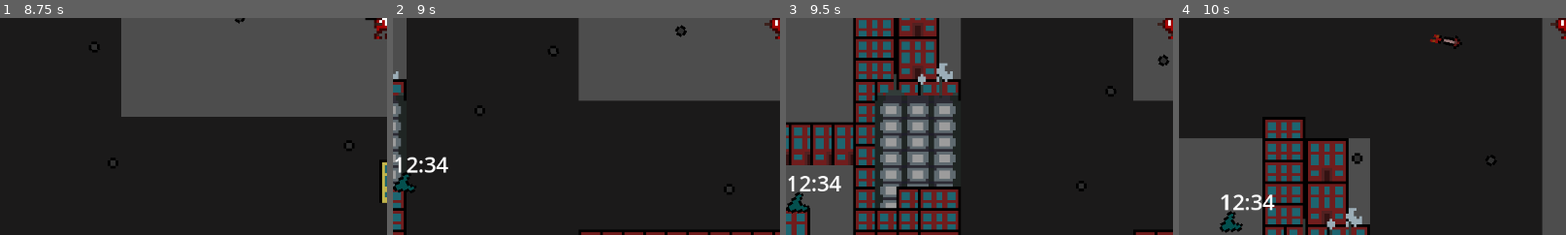
Above: before the commit, frames 1-4 (left to right).
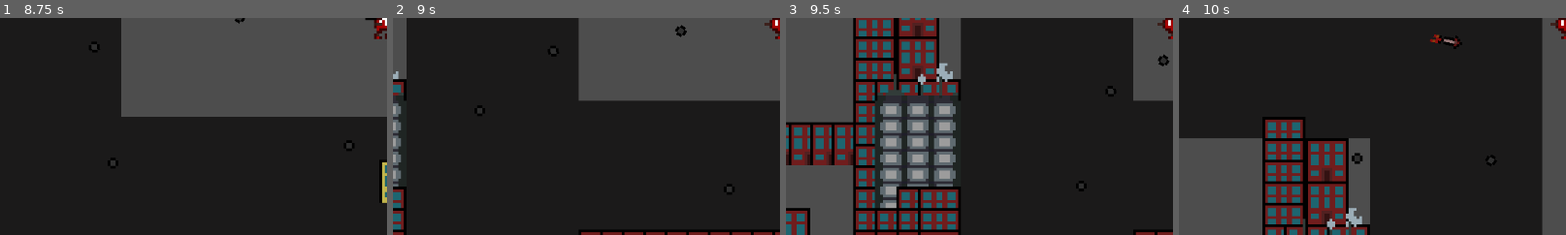
Above: after the commit, the same moments.

Repository: Lila-Kuhlt/Close-Encounters-of-the-Jeff-Kind
Game: Godot game, scene res://scenes/World.tscn
Two runs of this game, one before a commit and one after it. Both use one fixed random seed, a clock stepped at 60 frames per second and the inputs below.
Inputs:
- Up to frame 1 (8.75 s): tap Enter at 0.5 s; hold D (right) 0.53-1.28 s; hold S (down) 1.28-2.03 s; hold D (right) 2.03-2.78 s; hold W (up) 2.78-3.53 s; hold A (left) 3.53-5.03 s; hold S (down) 5.03-5.78 s; hold D (right) 5.78-6.53 s; hold W (up) 6.53-7.28 s; hold D (right) 7.28-8.03 s; hold S (down) from 8.03 s (still down)
- Up to frame 2 (9 s): release S (down) at 8.78 s; hold A (left) from 8.78 s (still down)
- Up to frame 3 (9.5 s): keep holding A (left)
- Up to frame 4 (10 s): release A (left) at 9.53 s; hold W (up) from 9.53 s (still down)
The pictures show only the part of the screen within x 0-50%, y 50-100%; the shares and areas given below are measured in that part.

Frame 1 is identical in both runs. In frame 2, 0.8% of the frame differs, in the area x 0-15%, y 63-81%; in frame 3, 0.8%; in frame 4, 0.8%, in the area x 10-25%, y 81-100%.

Commit message:
Add `PACKAGE_TIMEOUT` constant

Diff:
--- a/godot/scenes/World.gd
+++ b/godot/scenes/World.gd
@@ -7,8 +7,9 @@
 const FixedAlien = preload("res://scenes/aliens/FixedAlien.tscn")
 const BlueArrow = preload("res://scenes/UI/BlueArrow.tscn")
 
-const PACKAGE_SPAWN_RATE := 6.0
-const PACKAGE_SPAWN_OFFSET := 3.0
+const PACKAGE_SPAWN_RATE := 20.0
+const PACKAGE_SPAWN_OFFSET := 5.0
+const PACKAGE_TIMEOUT := 40.0
 
 @export var ufo_spawn_chance = 1.0
 
@@ -111,7 +112,7 @@
 	package.blue_arrow = arrow
 
 	package.collectible = Globals.get_random_collectible()
-	package.start_timer(0.0, 20.0, $Jeff._on_package_timeout.bind(package))
+	package.start_timer(0.0, PACKAGE_TIMEOUT, $Jeff._on_package_timeout.bind(package))
 	return package
 
 func _on_package_spawn_timer_timeout():
